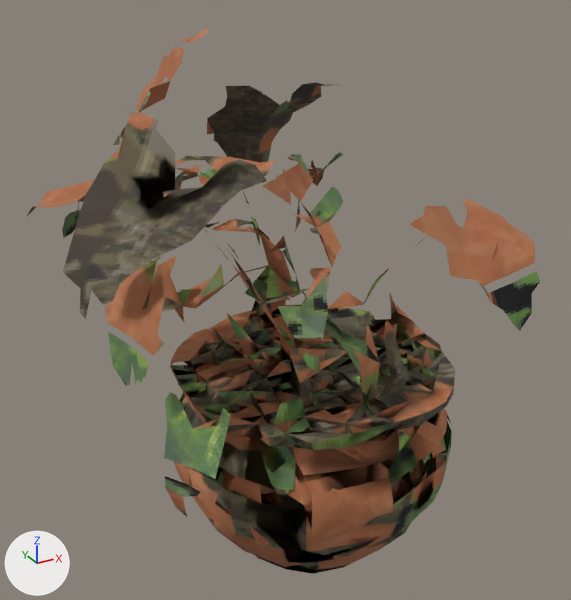
What one commit did to the glTF model public/models/lowpix/world/plant_pot2.glb.
Rendered twice from a camera (50 mm lens) standing at (-0.55, -1.08, 0.949) and looking at (0.033, -0.019, 0.419). Lighting does not change. The marker at lower left points along +X, +Y and +Z. The first picture is the older version. Where no turn or scale is listed for an object, it has been applied to the vertices. Vertices at exactly the same position are counted once.
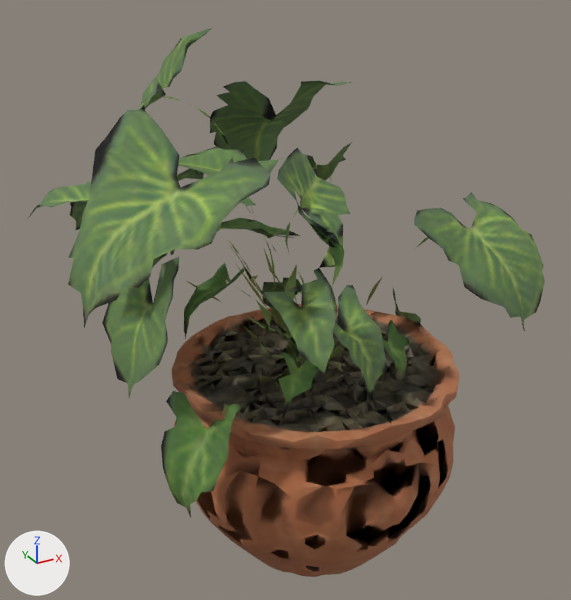
Boxes [x1, y1, x2, y2] around the edits, measured in the pictures (571 x 600 px):
```json
{"object": "mesh", "change": "reshaped", "before": [26, 28, 540, 574], "after": [28, 28, 545, 577]}
{"part": 1, "of": "me_mesh", "change": "rebuilt", "before": [26, 112, 455, 574], "after": [138, 28, 459, 577], "on screen": "25% narrower, 19% taller"}
{"part": 2, "of": "me_mesh", "change": "rebuilt", "before": [409, 199, 540, 331], "after": [414, 192, 545, 331]}
{"part": 3, "of": "me_mesh", "change": "deleted", "before": [179, 200, 301, 330]}
{"part": 4, "of": "me_mesh", "change": "built on", "before": [113, 28, 337, 163], "after": [28, 109, 382, 517]}
```

Edits to the scene script, one JSON object a line:
```json
{"block": "me_mesh", "where": "# used by ob_mesh; location = (0.0, 0.0, 0.421)"}
{"op": "remove", "block": "me_mesh", "code": "me_mesh.from_pydata(...)  # 1155 vertices, 2999 faces; spans x -0.35..0.35, y -0.329..0.329, z -0.421..0.421"}
{"op": "add", "block": "me_mesh", "code": "me_mesh.from_pydata(...)  # 2355 vertices, 6000 faces; spans x -0.35..0.35, y -0.337..0.337, z -0.421..0.421"}
{"block": "me_mesh", "change": "me_mesh part 1: the loose piece of 994 vertices spanning x -0.35..0.303, y -0.329..0.274, z -0.421..0.326 is rebuilt with 1666 vertices and now spans x -0.194..0.307, y -0.337..0.337, z -0.421..0.421"}
{"block": "me_mesh", "change": "me_mesh part 2: the loose piece of 40 vertices spanning x 0.119..0.35, y -0.315..-0.133, z 0.004..0.19 is rebuilt with 78 vertices and now spans x 0.121..0.35, y -0.321..-0.125, z 0.006..0.193"}
{"block": "me_mesh", "change": "me_mesh part 3: 6 loose pieces with 21 vertices, spanning x -0.256..0.104, y -0.08..0.07, z -0.015..0.179, are deleted"}
{"block": "me_mesh", "change": "me_mesh part 4: 96 vertices removed from x -0.182..0.142, y -0.022..0.329, z 0.148..0.421; 607 vertices added at x -0.35..0.179, y -0.285..0.273, z -0.218..0.331"}
{"block": "me_mesh", "change": "other edits to the shape of me_mesh do not show in these pictures"}
```
